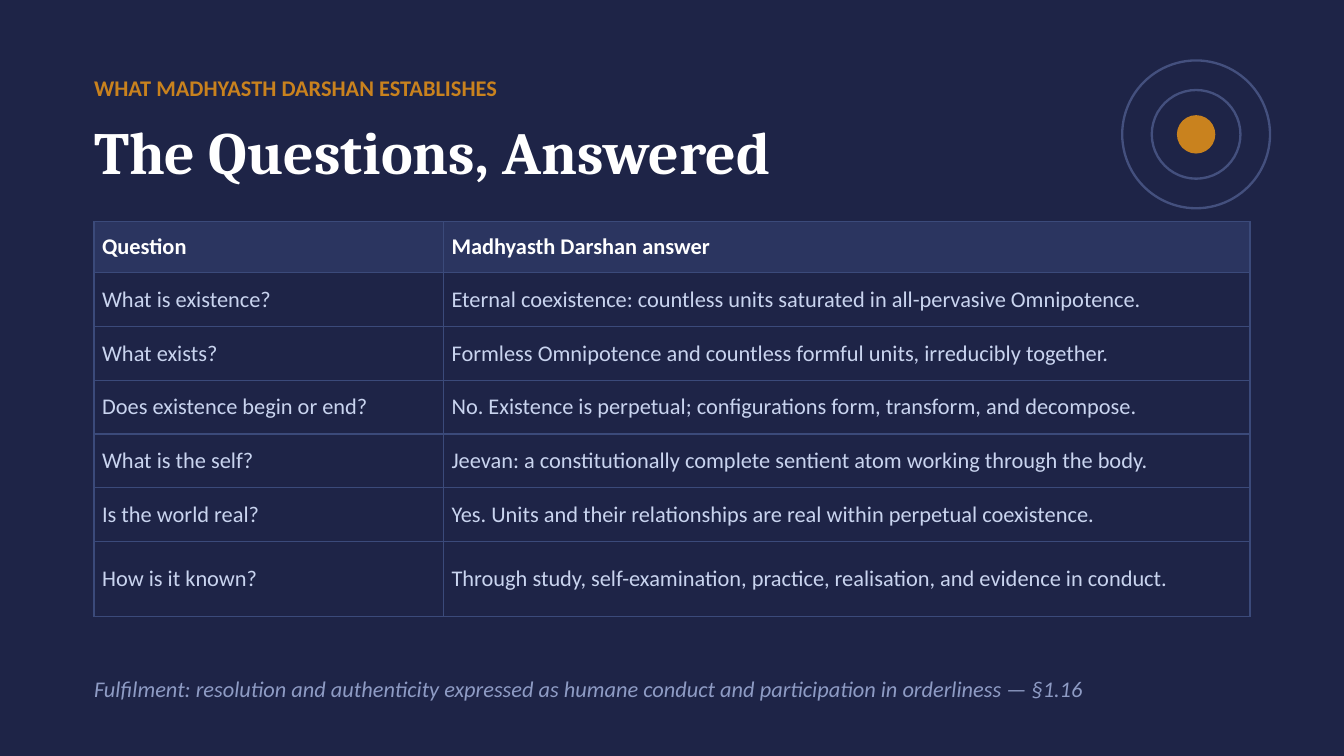
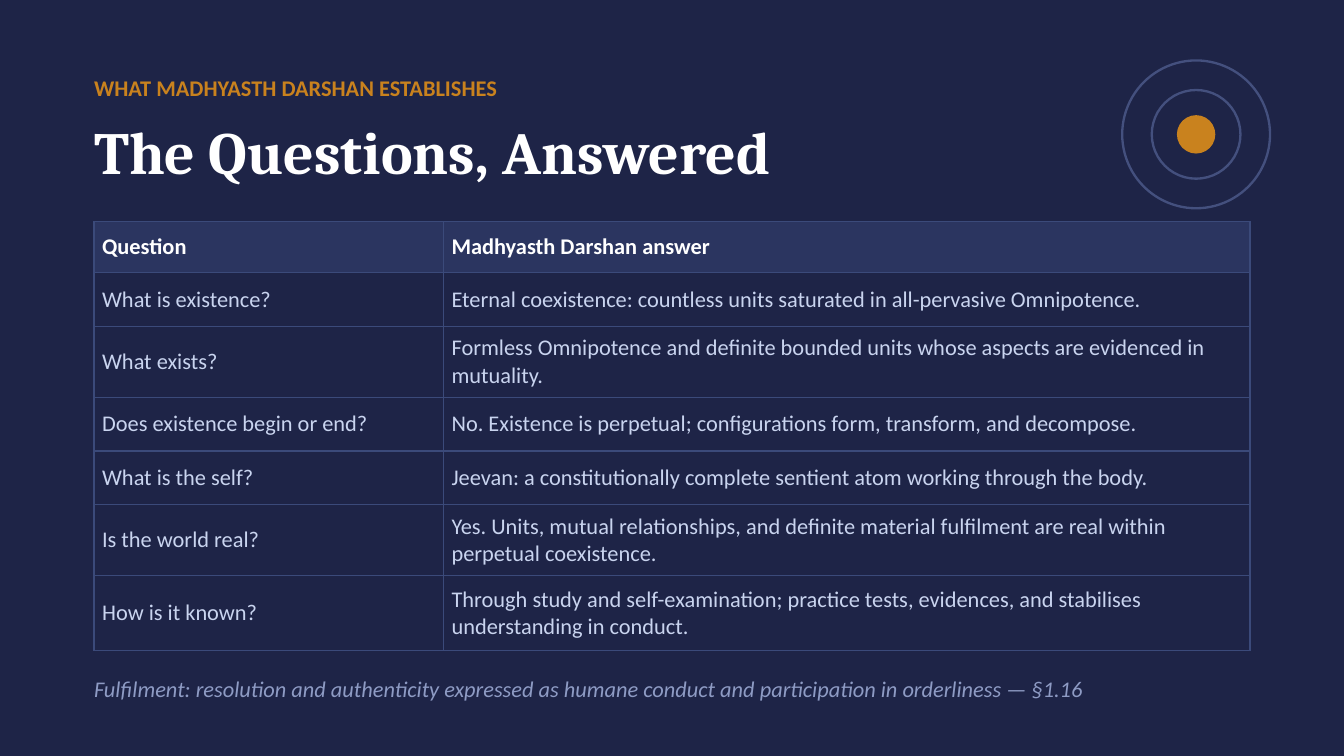
Before and after one commit to raghavamohan/AnalyticMadhyasthDarshan, a slide deck: slide 24 of Studies/The-Ontology-of-Coexistence/The-Ontology-of-Existence-Madhyasth-Darshan.pptx. Drawn at 1344x756 pixels with LibreOffice and Linux fonts; fonts in the diff are those of the drawing. Boxes give left, top, right and bottom in pixels: in the first picture for what was removed or moved away, otherwise in the second. Text is boxed around its words. In the diff, an @@ line names an element or a change of style, - is before the commit and + after.

Commit message:
Revise ontology around definite mutuality

```diff
--- a/Studies/The-Ontology-of-Coexistence/The-Ontology-of-Existence-Madhyasth-Darshan.pptx
+++ b/Studies/The-Ontology-of-Coexistence/The-Ontology-of-Existence-Madhyasth-Darshan.pptx
@@ table at (94, 222, 1250, 642) @@
-row 3, column 2: Formless Omnipotence and countless formful units, irreducibly together.
+row 3, column 2: Formless Omnipotence and definite bounded units whose aspects are evidenced in mutuality.
-row 6, column 2: Yes. Units and their relationships are real within perpetual coexistence.
+row 6, column 2: Yes. Units, mutual relationships, and definite material fulfilment are real within perpetual coexistence.
-row 7, column 2: Through study, self-examination, practice, realisation, and evidence in conduct.
+row 7, column 2: Through study and self-examination; practice tests, evidences, and stabilises understanding in conduct.
```
Also in this commit, not shown: 12 other slides changed, 12 other files.
